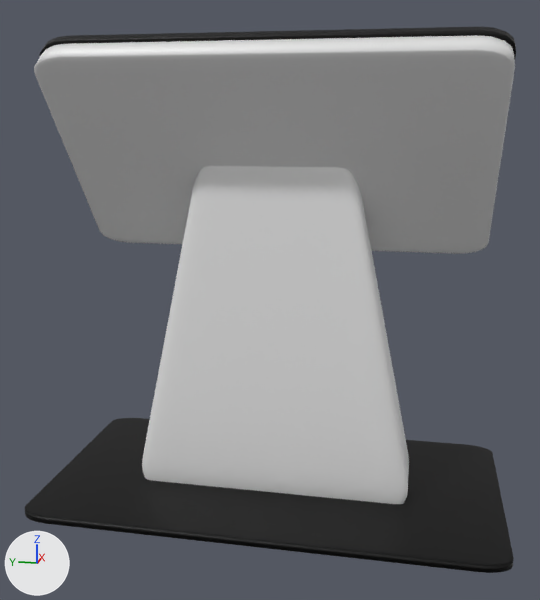
The FBX model Assets/Assets 3D/tableau de bord.fbx, before and after one commit.
One viewpoint serves both versions: a camera (50 mm lens) standing at (-6.16, -1.18, 3.34) and looking at (-0.06, 0.05, 1.81). Every picture has the same lights, and +X, +Y and +Z are marked at lower left. Where no turn or scale is listed for an object, it has been applied to the vertices.
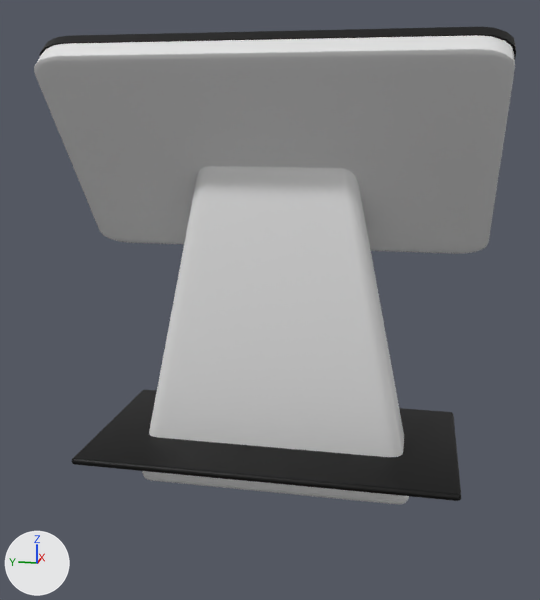
The newer file is also rescaled (x0.8), turned or shifted as a whole; pictures and numbers use the older file's frame.

Diff of the bpy script that builds the scene:
```diff
--- a/Assets/Assets 3D/tableau de bord.fbx.py
+++ b/Assets/Assets 3D/tableau de bord.fbx.py
@@ me_cube_004 @@
 # used by ob_cube; location = (0.0, 0.0, 0.105); rotation_euler = (0.0, 0.0, -3.142), in degrees (0, 0, -180); scale = (-1.06, -1.98, -0.0376)
-me_cube_004.from_pydata(...)  # 216 vertices, 218 faces; spans x -1.0..1.0, y -1.0..1.0, z -1.0..1.0
+me_cube_004.from_pydata(...)  # 216 vertices, 218 faces; spans x -0.85..0.85, y -1.59..1.59, z -0.03..0.03
+# me_cube_004 part 2: 216 of 216 vertices moved; they spanned x -1.0..1.0, y -1.0..1.0, z -1.0..1.0 and now span x -0.85..0.85, y -1.59..1.59, z -0.03..0.03; mean shift (0.0, 0.0, 0.0); largest move (0.87, 0.87, 1.0) -> (0.82, 1.56, -0.03)
 me_cube_004.materials.append(mat_black)
@@ me_cube_005 @@
 # used by ob_cube_001; location = (0.0, 0.0, 2.003)
-me_cube_005.from_pydata(...)  # 216 vertices, 218 faces; spans x -0.31..0.31, y -1.19..1.19, z -1.9..0.99
+me_cube_005.from_pydata(...)  # 216 vertices, 218 faces; spans x -0.32..0.32, y -1.2..1.2, z -1.9..0.99
+# me_cube_005 part 1: 216 of 216 vertices moved; they spanned x -0.31..0.31, y -1.19..1.19, z -1.9..0.99 and now span x -0.32..0.32, y -1.2..1.2, z -1.9..0.99; mean shift (0.0, 0.0, 0.0); largest move (-0.12, -0.69, 0.74) -> (-0.04, -0.66, 0.87)
 me_cube_005.materials.append(mat_white)
@@ ob_cube @@
 ob_cube = bpy.data.objects.new('Cube', me_cube_004)
-ob_cube.location = (0.0, 0.0, 0.105)
+ob_cube.location = (0.0, 0.0, 0.537)
 ob_cube.rotation_euler = (0.0, 0.0, -3.142)  # degrees (0, 0, -180)
-ob_cube.scale = (-1.06, -1.98, -0.0376)
```

Where the change shows, as pixel boxes (x1, y1, x2, y2) in the pictures (540 x 600 px; the box of a moved part takes in the faces that stretch with it):
'Cube', reshaped, moved, rescaled (20% narrower, 28% shorter): before (25, 418, 514, 573); after (72, 390, 461, 501)
part 1 of me_cube_005, moved or reshaped: before (142, 175, 409, 504); after (142, 174, 409, 504)
